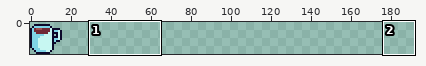
Two states of a pixel-art file, assets/items/coffee/all-coffee-types.aseprite. Above: a wide view before the commit, with the close-up outlined.
Close-up. Earlier state:
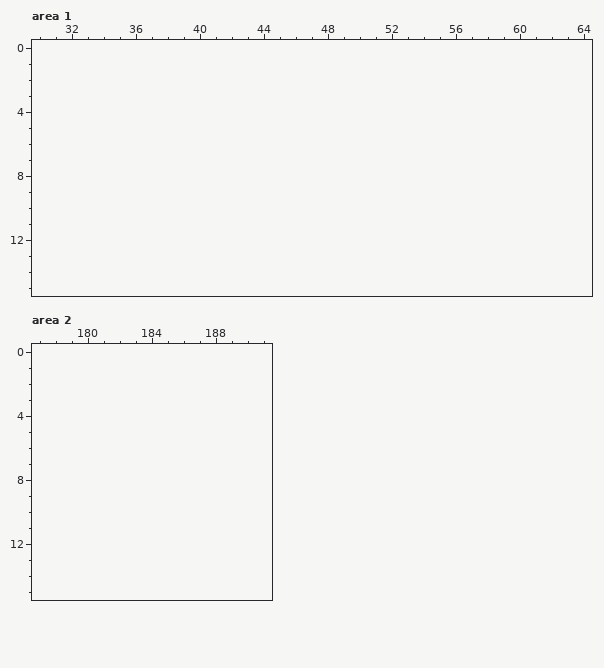
16x16 pixels, 1 frame. Shown: area 1: x 30..64, y 0..15; area 2: x 177..191, y 0..15. The old version is drawn lined up with the new one, on the new canvas. The commit also changed other parts of the picture, which this record leaves out.
The result:
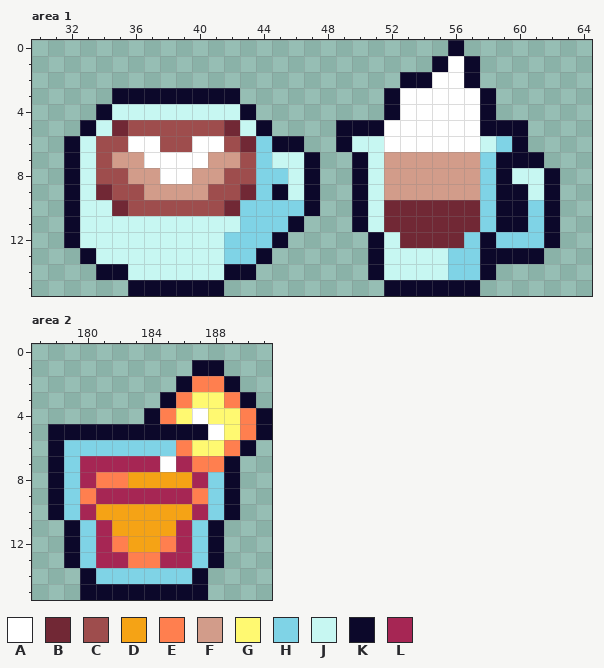
Palette (. is transparent): A #ffffff  B #712835  C #9e4d4d  D #f5a315  E #ff7f4f  F #d29c8a  G #fff971  H #7fd3e6  J #c7f7f2  K #0c082a  L #a62654
Change:
canvas 16x16 -> 192x16
Changed rows in their new state; - is an unchanged pixel.
Area 1:
first column x 32:
 0 ------------------------K------
 1 -----------------------KAK-----
 2 ---------------------KKAAK-----
 3 ---KKKKKKKK---------KAAAAAK----
 4 --KJJJJJJJJK--------KAAAAAK----
 5 -KJBCCCCCCBJK----KKKAAAAAAKKK--
 6 KJCCAACCAACBHKK--KJJAAAAAAJHK--
 7 KJCFFAAAAFFCHJJK--KJFFFFFFHKKK-
 8 KJCCFFAAFFCCHHJK--KJFFFFFFHKJJK
 9 KJBCCFFFFCCBHKJK--KJFFFFFFHKKJK
10 KJJBCCCCCCBHHHHK--KJBBBBBBHKKHK
11 KJJJJJJJJJJHHHK---KJBBBBBBHKKHK
12 KJJJJJJJJJHHHK-----KJBBBBHKHHHK
13 -KJJJJJJJJHHK------KJJJJHHKKKK-
14 --KKJJJJJJKK-------KJJJJHHK----
15 ----KKKKKK----------KKKKKK-----
Area 2:
first column x 178:
 1 ---------KK---
 2 --------KEEK--
 3 -------KEGGEK-
 4 ------KEGAGGEK
 5 KKKKKKKKKKAGEK
 6 KHHHHHHHEGGEK-
 7 KHLLLLLALEEK--
 8 KHLEEDDDDLHK--
 9 KHELLLLLLEHK--
10 KHLDDDDDDLHK--
11 -KHLDDDDLHK---
12 -KHLEDDELHK---
13 -KHLLEELLHK---
14 --KHHHHHHK----
15 --KKKKKKKK----
Where, in picture pixels (left, top, right, bottom), the same in both close-ups:
added: (64, 40, 560, 296)
added: (48, 360, 272, 600)
